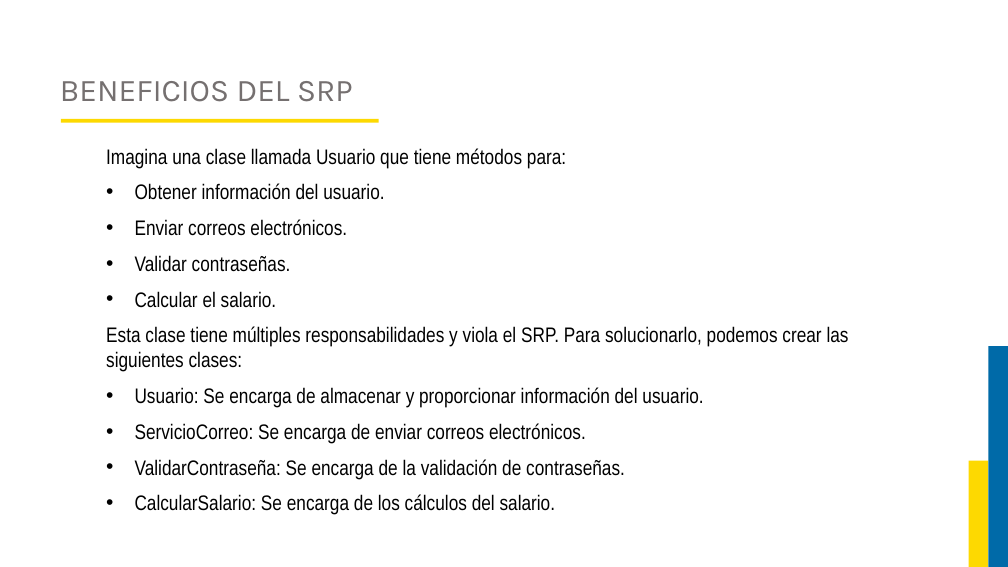
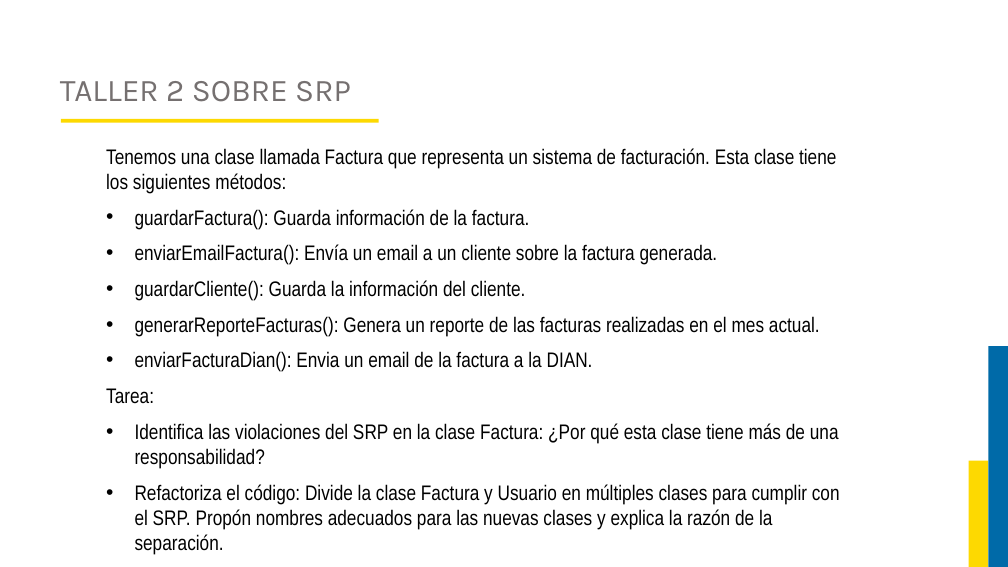
Before and after one commit to JorgeAlejandroAguirreGutierrez/proyecto-luis, a slide deck: slide 31 of Curso Ingenieria del Software 2/Diapositivas.pptx (slide 20 before the commit). Drawn at 1008x567 pixels with LibreOffice and Linux fonts; fonts in the diff are those of the drawing; background and template pictures are left out. Boxes give left, top, right and bottom in pixels: in the first picture for what was removed or moved away, otherwise in the second. Text is boxed around its words. In the diff, an @@ line names an element or a change of style, - is before the commit and + after.

```diff
--- a/Curso Ingenieria del Software 2/Diapositivas.pptx
+++ b/Curso Ingenieria del Software 2/Diapositivas.pptx
@@ title at (60,81,351,102): text changed @@
-BENEFICIOS DEL SRP
+TALLER 2 SOBRE SRP
@@ text at (106,148,840,555): text changed @@
-Imagina una clase llamada Usuario que tiene métodos para:
-• Obtener información del usuario.
-• Enviar correos electrónicos.
-• Validar contraseñas.
-• Calcular el salario.
-Esta clase tiene múltiples responsabilidades y viola el SRP. Para solucionarlo, podemos crear las siguientes clases:
-• Usuario: Se encarga de almacenar y proporcionar información del usuario.
-• ServicioCorreo: Se encarga de enviar correos electrónicos.
-• ValidarContraseña: Se encarga de la validación de contraseñas.
-• CalcularSalario: Se encarga de los cálculos del salario.
+Tenemos una clase llamada Factura que representa un sistema de facturación. Esta clase tiene los siguientes métodos:
+• guardarFactura(): Guarda información de la factura.
+• enviarEmailFactura(): Envía un email a un cliente sobre la factura generada.
+• guardarCliente(): Guarda la información del cliente.
+• generarReporteFacturas(): Genera un reporte de las facturas realizadas en el mes actual.
+• enviarFacturaDian(): Envia un email de la factura a la DIAN.
+Tarea:
+• Identifica las violaciones del SRP en la clase Factura: ¿Por qué esta clase tiene más de una responsabilidad?
+• Refactoriza el código: Divide la clase Factura y Usuario en múltiples clases para cumplir con el SRP. Propón nombres adecuados para las nuevas clases y explica la razón de la separación.
```
Also in this commit, not shown: 11 other slides changed, 70 slides added, 2 slides removed, 1 other file.
